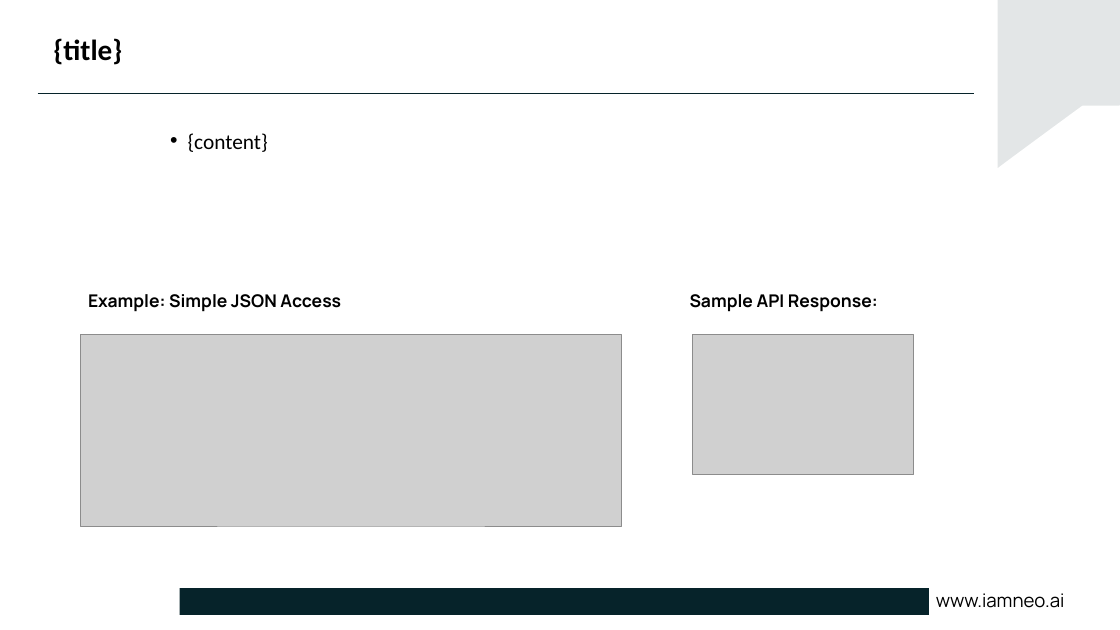
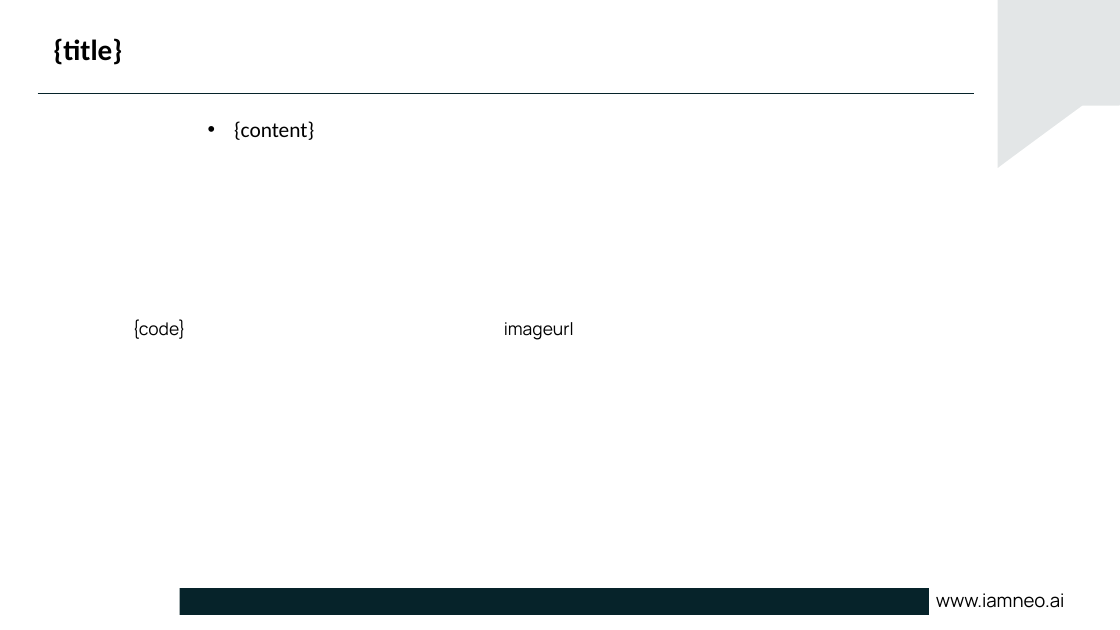
Before and after one commit to DivakarSathees/PptxGenerator-python, a slide deck: slide 5 of temp.pptx. Drawn at 1120x630 pixels with LibreOffice and Linux fonts; fonts in the diff are those of the drawing; grey boxes stand for pictures; background and template pictures are left out. Boxes give left, top, right and bottom in pixels: in the first picture for what was removed or moved away, otherwise in the second. Text is boxed around its words. In the diff, an @@ line names an element or a change of style, - is before the commit and + after.

```diff
--- a/temp.pptx
+++ b/temp.pptx
@@ text "{content}" moved from (x1=188, y1=133, x2=268, y2=152) to (x1=234, y1=121, x2=314, y2=140) @@
@@ text "{content}" at (x1=234, y1=121, x2=314, y2=140): indent changed @@
@@ text removed at (x1=88, y1=294, x2=341, y2=312) @@
-Example: Simple JSON Access
@@ text removed at (x1=690, y1=294, x2=878, y2=312) @@
-Sample API Response:
@@ text added at (x1=132, y1=319, x2=186, y2=339), 18 pt, text #000000 @@
+{code}
@@ text added at (x1=504, y1=322, x2=574, y2=340), 18 pt, text #000000 @@
+imageurl
@@ picture removed at (x1=80, y1=334, x2=621, y2=526) @@
@@ picture removed at (x1=693, y1=335, x2=914, y2=475) @@
```
Also in this commit, not shown: 10 other slides changed, 13 other files.
